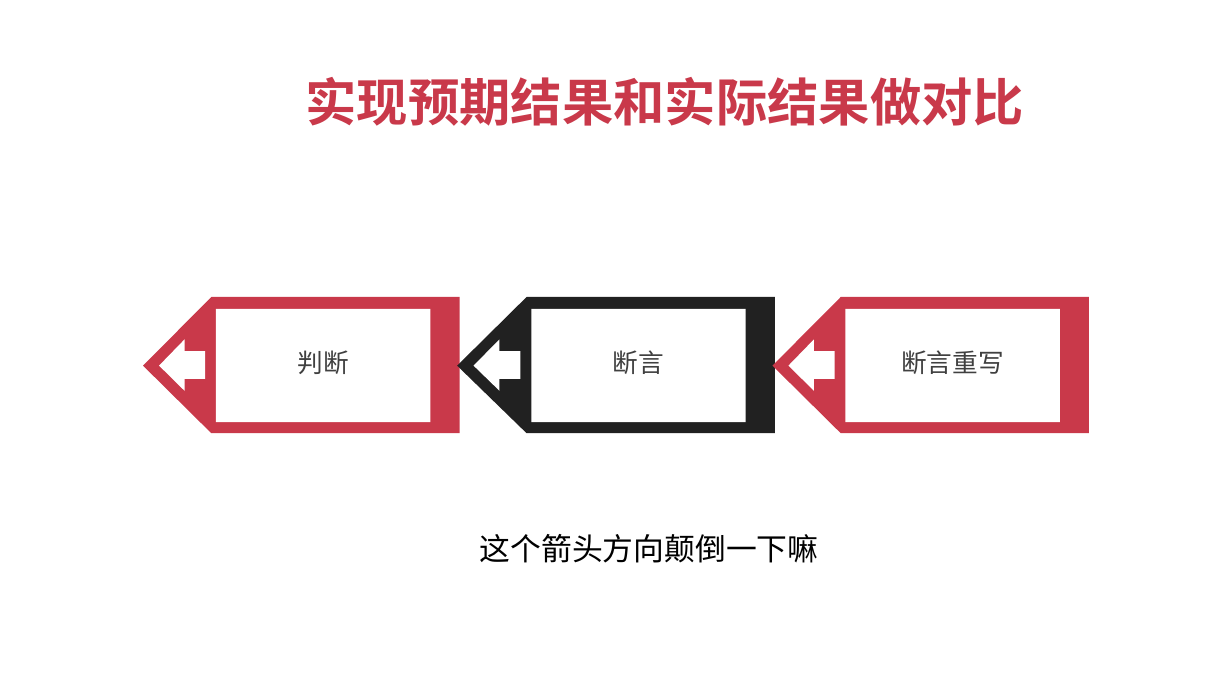
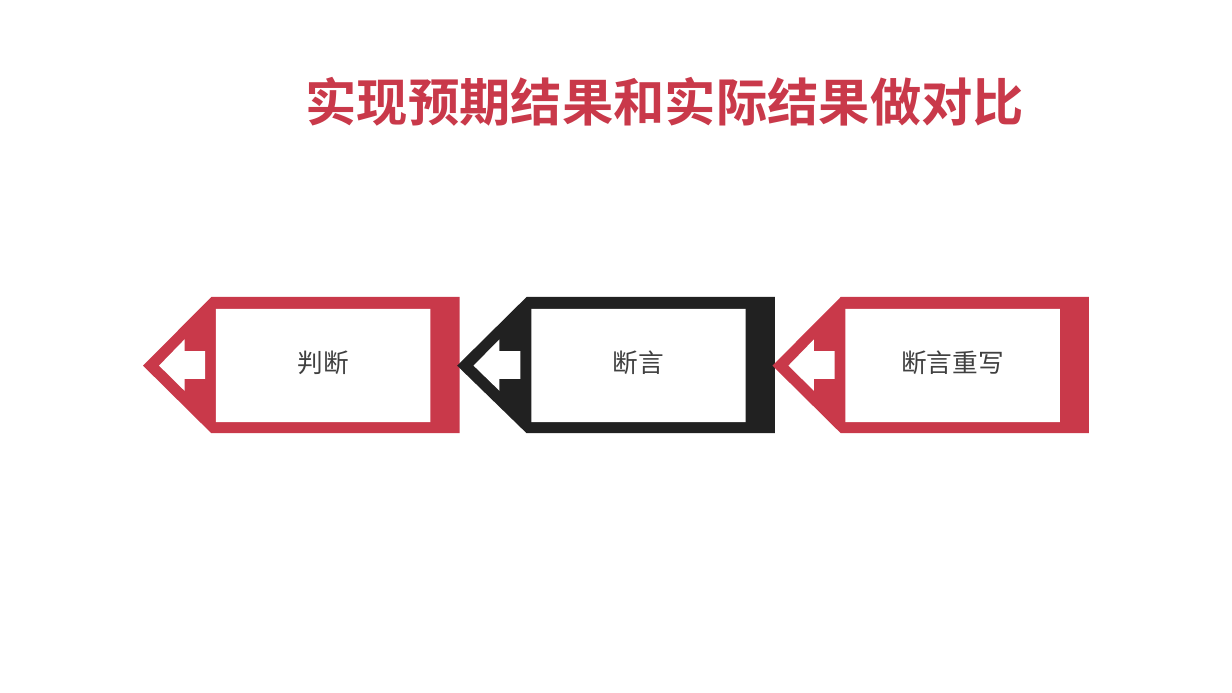
Before and after one commit to fengzhou/Nahsor, a slide deck: slide 38 of docs/测试开发实战课程演练V1.6.pptx. Drawn at 1232x693 pixels with LibreOffice and Linux fonts; fonts in the diff are those of the drawing. Boxes give left, top, right and bottom in pixels: in the first picture for what was removed or moved away, otherwise in the second. Text is boxed around its words. In the diff, an @@ line names an element or a change of style, - is before the commit and + after.

```diff
--- a/docs/测试开发实战课程演练V1.6.pptx
+++ b/docs/测试开发实战课程演练V1.6.pptx
@@ text removed at (x1=480, y1=534, x2=819, y2=563) @@
-这个箭头方向颠倒一下嘛
```
Also in this commit, not shown: 7 other slides changed, 1 slide removed.
